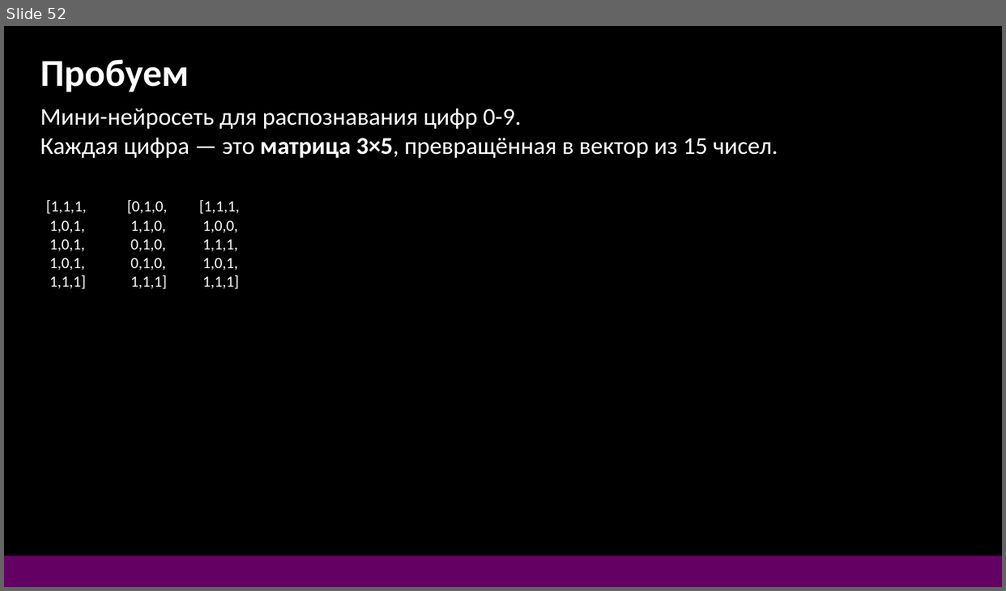
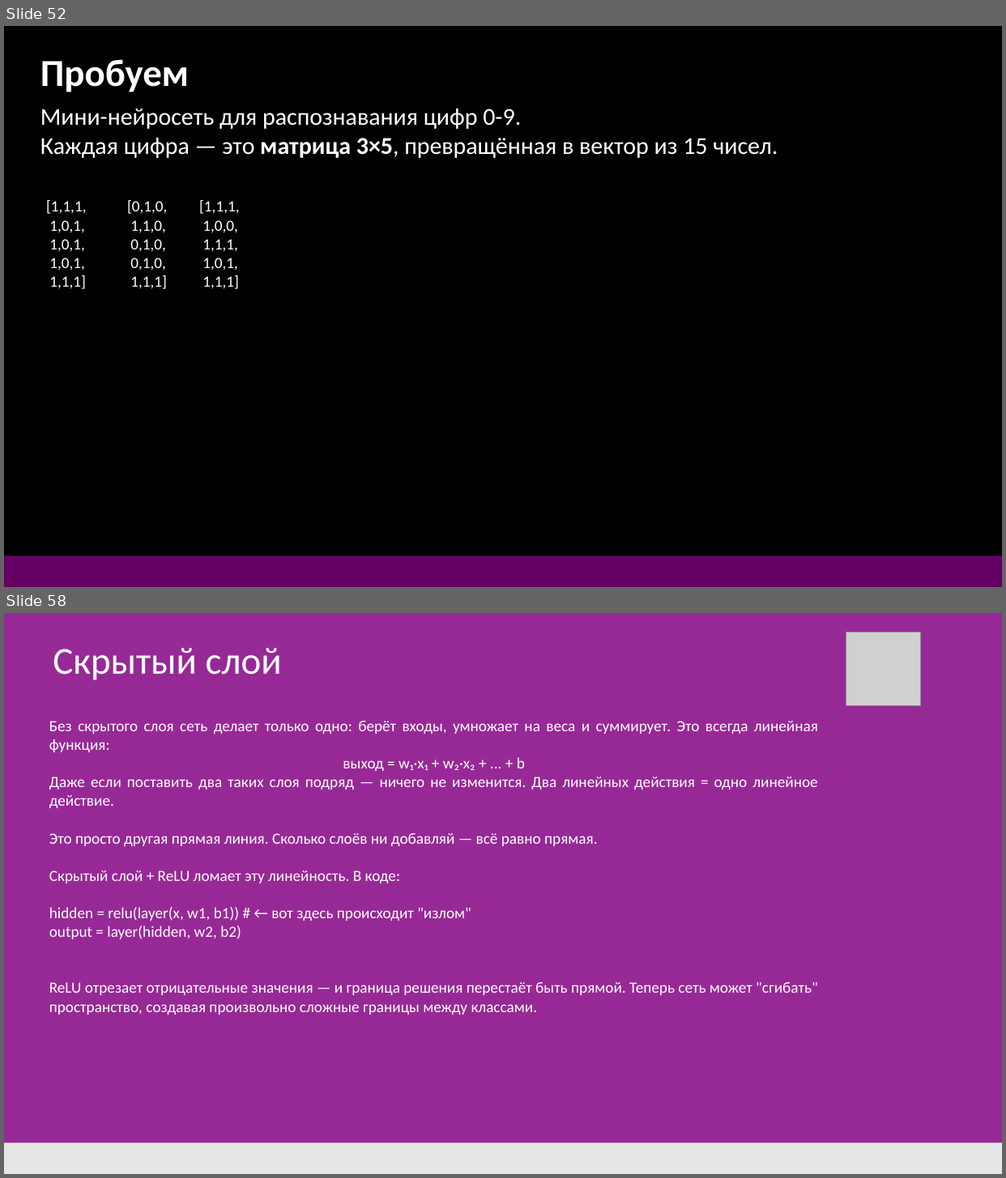
Before and after one commit to DonRobot-all/ML, a slide deck: 1. ML first 28.pptx. Shown one above the other, each under a label of ours: slide 52 before the commit, slides 52 and 58 after it; the slides between them are not shown. The pictures are 1006x591 and 1006x1178 pixels, drawn with LibreOffice and Linux fonts; fonts in the diff are those of the drawing; grey boxes stand for pictures. Boxes give left, top, right and bottom in pixels: in the first picture for what was removed or moved away, otherwise in the second. Text is boxed around its words. In the diff, an @@ line names an element or a change of style, - is before the commit and + after.

```diff
--- a/1. ML first 28.pptx
+++ b/1. ML first 28.pptx
@@ slide 58 added at box(4, 613, 1002, 1174), background #972996 @@
@@ picture added at box(846, 632, 921, 705) @@
@@ text added at box(53, 648, 282, 680), 44 pt, text #FFFFFF @@
+Скрытый слой
@@ text added at box(49, 721, 818, 1015), 18 pt, text #FFFFFF @@
+Без скрытого слоя сеть делает только одно: берёт входы, умножает на веса и суммирует. Это всегда линейная функция:
+выход = w₁·x₁ + w₂·x₂ + ... + b
+Даже если поставить два таких слоя подряд — ничего не изменится. Два линейных действия = одно линейное действие.
+Это просто другая прямая линия. Сколько слоёв ни добавляй — всё равно прямая.
+Скрытый слой + ReLU ломает эту линейность. В коде:
+hidden = relu(layer(x, w1, b1)) # ← вот здесь происходит "излом"
+output = layer(hidden, w2, b2)
+ReLU отрезает отрицательные значения — и граница решения перестаёт быть прямой. Теперь сеть может "сгибать" пространство, создавая произвольно сложные границы между классами.
@@ rectangle added at box(4, 1143, 1002, 1174), fill #E6E6E6 @@
```
Also in this commit, not shown: 7 other slides added, 3 other files.
